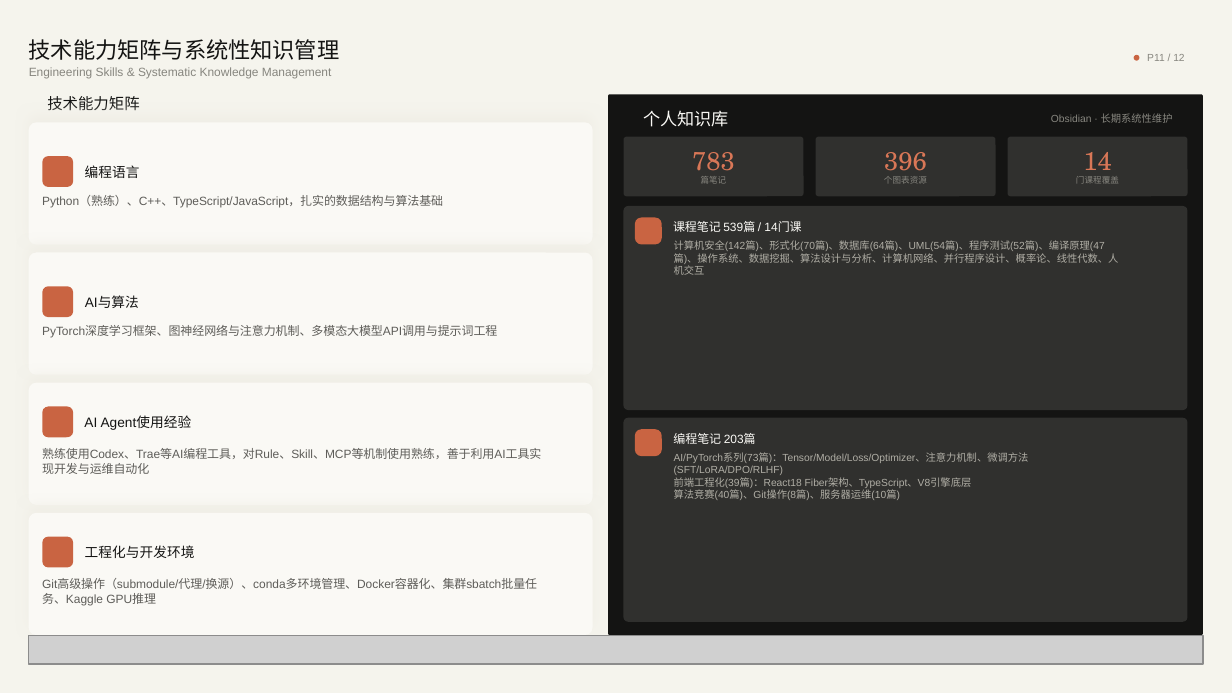
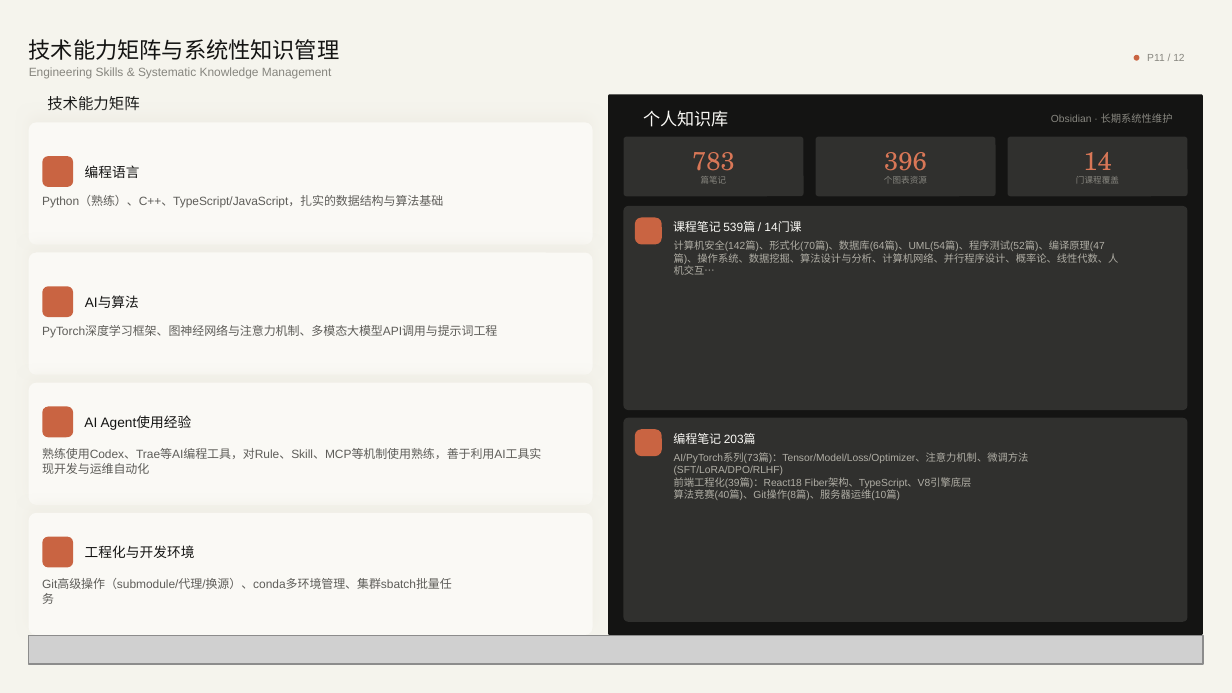
Before and after one commit to flyswxf/Obsidian, a slide deck: slide 12 of 保研/面试/ppt/王宇飞保研PPT展示.pptx (slide 11 before the commit). Drawn at 1232x693 pixels with LibreOffice and Linux fonts; fonts in the diff are those of the drawing; grey boxes stand for pictures; background and template pictures are left out. Boxes give left, top, right and bottom in pixels: in the first picture for what was removed or moved away, otherwise in the second. Text is boxed around its words. In the diff, an @@ line names an element or a change of style, - is before the commit and + after.

```diff
--- a/保研/面试/ppt/王宇飞保研PPT展示.pptx
+++ b/保研/面试/ppt/王宇飞保研PPT展示.pptx
@@ text at [674,263,715,275]: text changed @@
-机交互
+机交互…
@@ text at [42,579,452,604]: text changed @@
-Git高级操作（submodule/代理/换源）、conda多环境管理、Docker容器化、集群sbatch批量任
-务、Kaggle GPU推理
+Git高级操作（submodule/代理/换源）、conda多环境管理、集群sbatch批量任
+务
```
Also in this commit, not shown: 6 other slides changed, 1 slide added, 25 other files.
